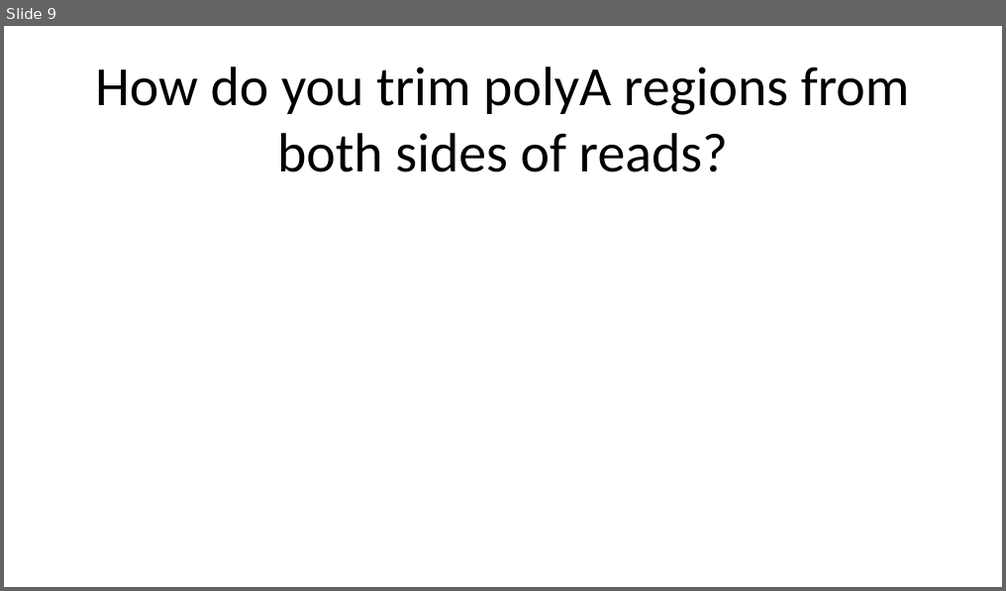
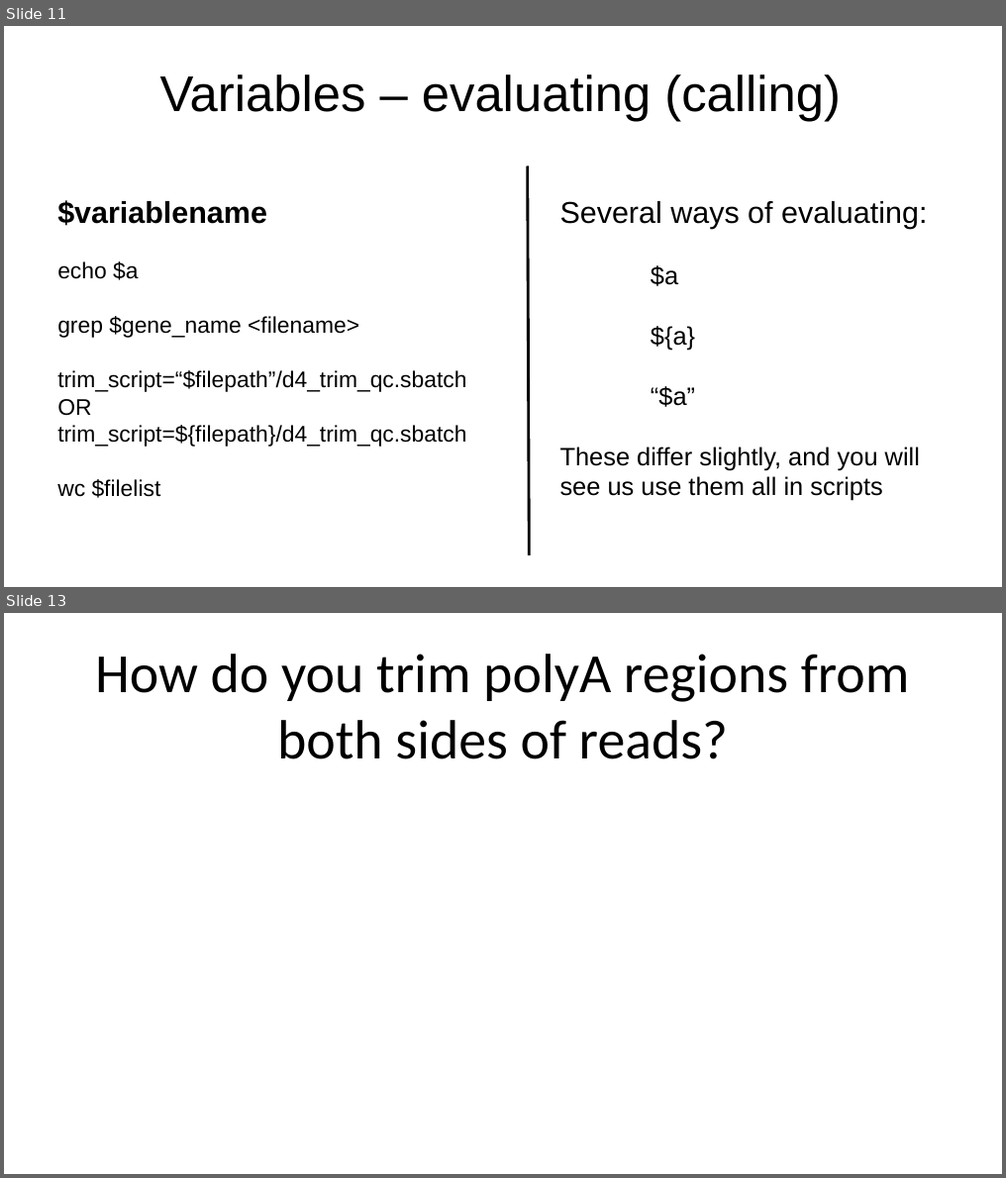
Before and after one commit to Dowell-Lab/srworkshop, a slide deck: day04/slides/Day4_slides.pptx. Shown one above the other, each under a label of ours: slide 9 before the commit, slides 11 and 13 after it; the slides between them are not shown. The pictures are 1006x591 and 1006x1178 pixels, drawn with LibreOffice and Linux fonts; fonts in the diff are those of the drawing. Boxes give left, top, right and bottom in pixels: in the first picture for what was removed or moved away, otherwise in the second. Text is boxed around its words. In the diff, an @@ line names an element or a change of style, - is before the commit and + after.

```diff
--- a/day04/slides/Day4_slides.pptx
+++ b/day04/slides/Day4_slides.pptx
@@ slide 11 added at box(4, 26, 1002, 587), background #FFFFFF @@
@@ text added at box(160, 75, 841, 121), 40 pt, text #000000 @@
+Variables – evaluating (calling)
@@ line added from (528, 167) to (530, 556), #000000 2.25 pt @@
@@ text added at box(57, 200, 466, 498), 18 pt, text #000000 @@
+              $variablename
+              echo $a
+              grep $gene_name <filename>
+              trim_script=“$filepath”/d4_trim_qc.sbatch
+              OR
+              trim_script=${filepath}/d4_trim_qc.sbatch
+              wc $filelist
@@ text added at box(560, 201, 927, 501), 20 pt, text #000000 @@
+              Several ways of evaluating:
+              $a
+              ${a}
+              “$a”
+              These differ slightly, and you will see us use them all in scripts
@@ what was slide 9 is now slide 13 @@
```
Also in this commit, not shown: 1 slide changed, 3 other slides added.
